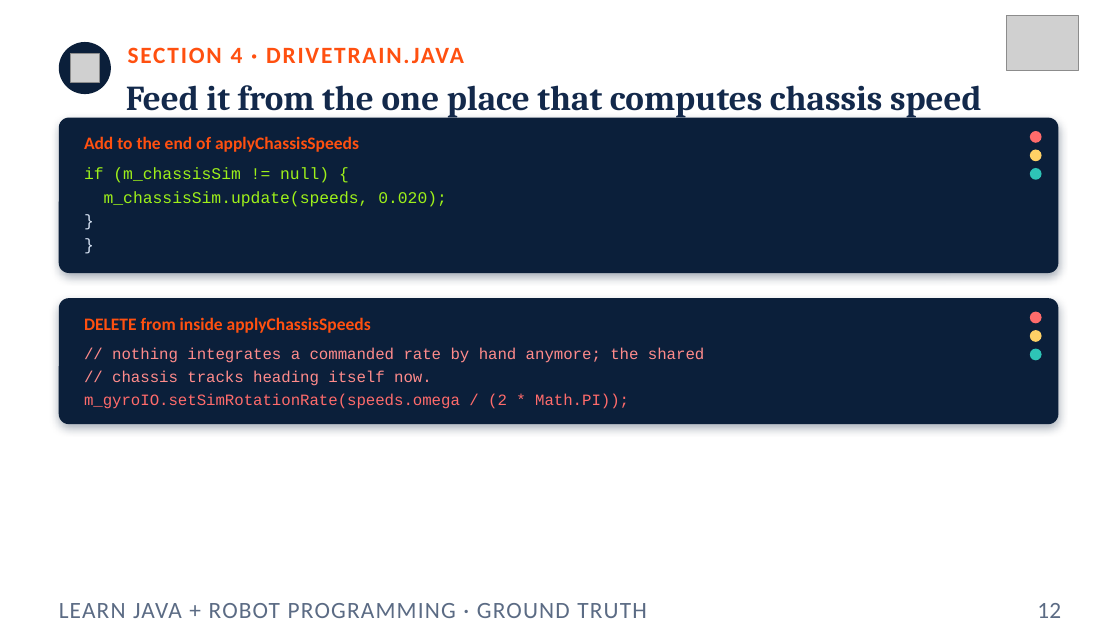
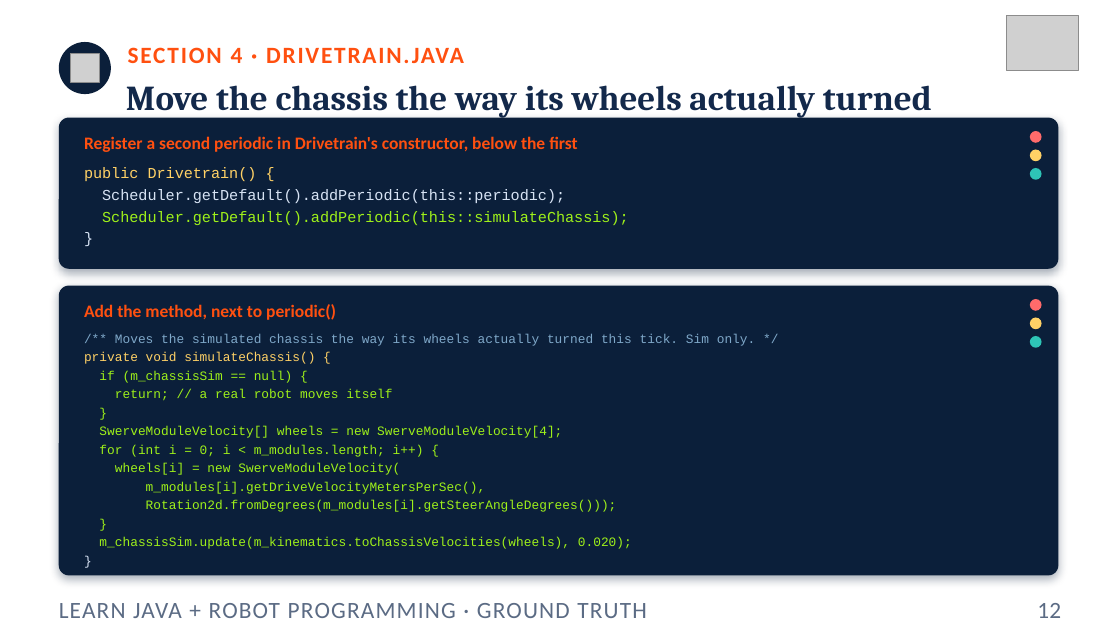
Before and after one commit to FRC5010/BasicRobotLessons, a slide deck: slide 12 of docs/presentations/v3/16-ground-truth.pptx. Drawn at 1120x630 pixels with LibreOffice and Linux fonts; fonts in the diff are those of the drawing; grey boxes stand for pictures. Boxes give left, top, right and bottom in pixels: in the first picture for what was removed or moved away, otherwise in the second. Text is boxed around its words. In the diff, an @@ line names an element or a change of style, - is before the commit and + after.

```diff
--- a/docs/presentations/v3/16-ground-truth.pptx
+++ b/docs/presentations/v3/16-ground-truth.pptx
@@ text at (x1=126, y1=85, x2=932, y2=117): text changed @@
-Feed it from the one place that computes chassis speed
+Move the chassis the way its wheels actually turned
@@ rounded rectangle resized from (x1=59, y1=118, x2=1059, y2=273) to (x1=59, y1=118, x2=1059, y2=269) @@
@@ rounded rectangle at (x1=59, y1=118, x2=1059, y2=269): proportions changed @@
@@ text at (x1=84, y1=136, x2=578, y2=152): text changed @@
-Add to the end of applyChassisSpeeds
+Register a second periodic in Drivetrain's constructor, below the first
@@ text at (x1=84, y1=167, x2=629, y2=225): text changed; size 14 to 13 pt @@
-if (m_chassisSim != null) {
-m_chassisSim.update(speeds, 0.020);
+public Drivetrain() {
+Scheduler.getDefault().addPeriodic(this::periodic);
+Scheduler.getDefault().addPeriodic(this::simulateChassis);
@@ text at (x1=84, y1=167, x2=629, y2=225): paragraph removed @@
-}
@@ text "public Drivetrain() {" at (x1=84, y1=167, x2=629, y2=225): size 14 to 13 pt in "}" @@
@@ rounded rectangle at (x1=59, y1=286, x2=1059, y2=576): proportions changed @@
@@ rounded rectangle resized from (x1=59, y1=298, x2=1059, y2=424) to (x1=59, y1=286, x2=1059, y2=576) @@
@@ ellipse moved from (x1=1030, y1=312, x2=1042, y2=323) to (x1=1030, y1=299, x2=1042, y2=311) @@
@@ text at (x1=84, y1=304, x2=336, y2=320): text changed @@
-DELETE from inside applyChassisSpeeds
+Add the method, next to periodic()
@@ ellipse moved from (x1=1030, y1=330, x2=1042, y2=342) to (x1=1030, y1=318, x2=1042, y2=329) @@
@@ text at (x1=84, y1=334, x2=756, y2=549): text changed; size 13.5 to 11 pt; text colour #FF8B8B to #9EF01A @@
-// nothing integrates a commanded rate by hand anymore; the shared
-// chassis tracks heading itself now.
-m_gyroIO.setSimRotationRate(speeds.omega / (2 * Math.PI));
+/** Moves the simulated chassis the way its wheels actually turned this tick. Sim only. */
+private void simulateChassis() {
+if (m_chassisSim == null) {
+return; // a real robot moves itself
+}
+SwerveModuleVelocity[] wheels = new SwerveModuleVelocity[4];
+for (int i = 0; i < m_modules.length; i++) {
+wheels[i] = new SwerveModuleVelocity(
+m_modules[i].getDriveVelocityMetersPerSec(),
+Rotation2d.fromDegrees(m_modules[i].getSteerAngleDegrees()));
+}
+m_chassisSim.update(m_kinematics.toChassisVelocities(wheels), 0.020);
+}
@@ ellipse moved from (x1=1030, y1=349, x2=1042, y2=360) to (x1=1030, y1=336, x2=1042, y2=348) @@
```
Also in this commit, not shown: 5 other slides changed, 12 other files.
